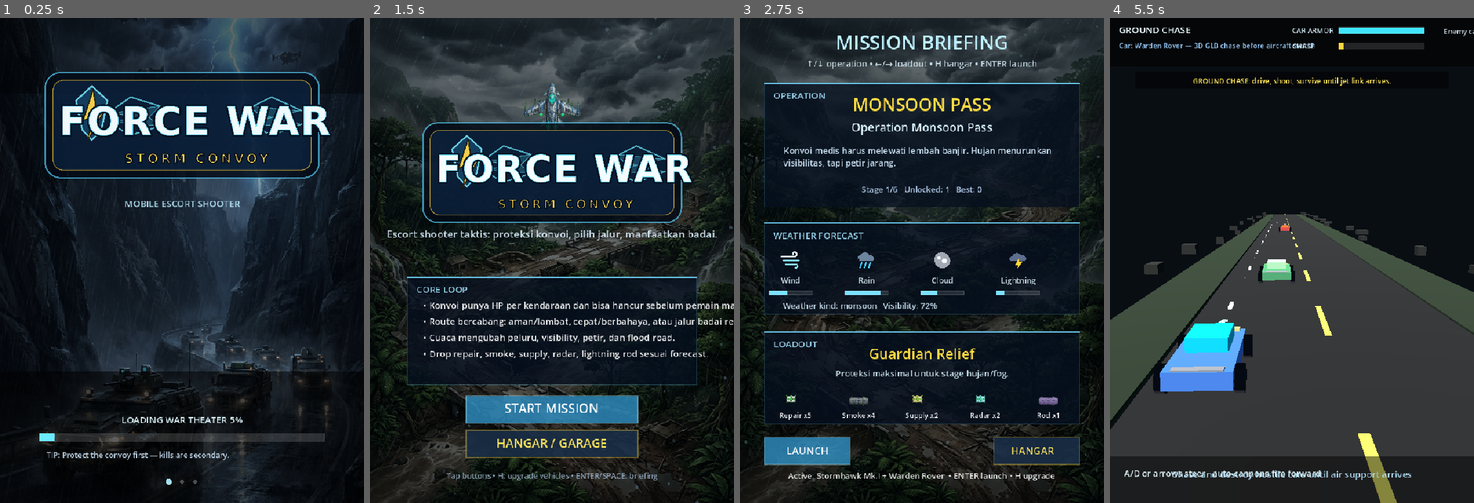
Above: before the commit, frames 1-4 (left to right).
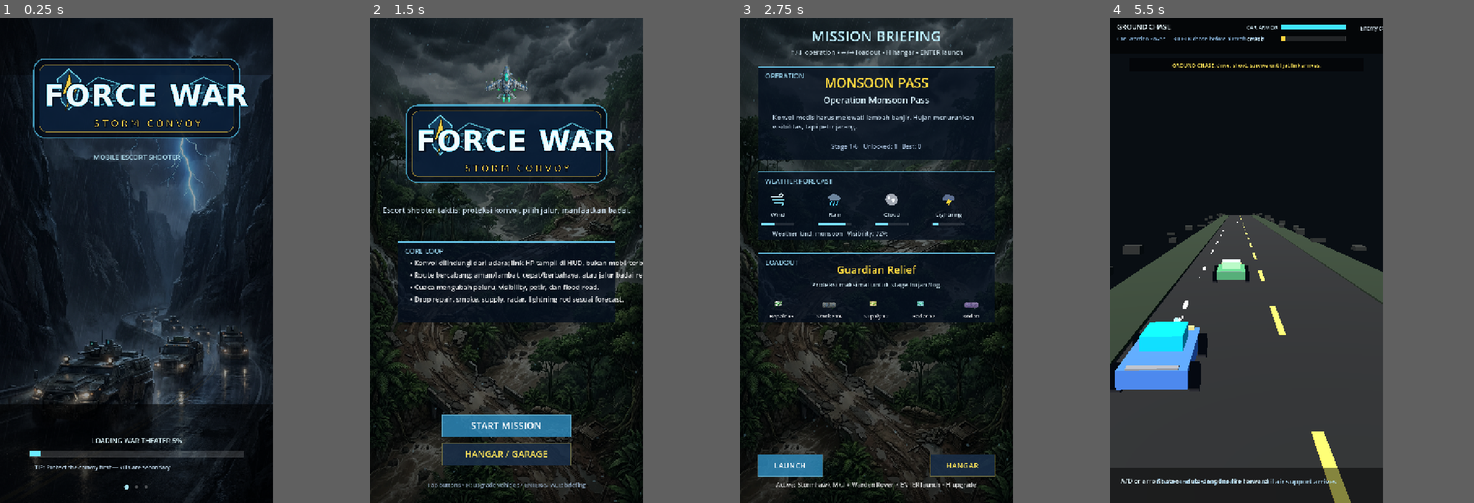
Above: after the commit, the same moments.

Repository: Scryptexai/Force-War
Game: Godot game, scene res://scenes/Main.tscn
Two runs of this game, one before a commit and one after it. Both use one fixed random seed, a clock stepped at 60 frames per second and the inputs below.
Inputs (mouse positions are in pixels of both pictures, inside the frame that each line leads up to):
- Up to frame 1 (0.25 s): no input
- Up to frame 2 (1.5 s): tap Enter at 0.5 s; move the mouse to (632, 236) at 0.52 s; hold Right (move_right) 0.53-1.25 s; tap B (bomb) at 0.6 s; click (632, 236) at 0.67 s; tap Space at 0.77 s; drag from (479, 284) to (533, 357) at 1.27 s
- Up to frame 3 (2.75 s): move the mouse to (958, 153) at 2.02 s; hold Right (move_right) from 2.03 s (still down); tap Enter at 2.1 s; click (958, 153) at 2.17 s
- Up to frame 4 (5.5 s): release Right (move_right) at 2.75 s; drag from (1273, 357) to (1182, 187) at 2.77 s; move the mouse to (1401, 333) at 3.52 s; hold Left (move_left) 3.53-4.25 s; tap R at 3.6 s; click (1401, 333) at 3.67 s; tap Space at 3.77 s; drag from (1182, 187) to (1237, 139) at 4.27 s; move the mouse to (1310, 260) at 5.02 s; hold Down (move_down) from 5.03 s (still down); tap 2 at 5.1 s; click (1310, 260) at 5.17 s
In our replay, the window is 600x800 before the commit and 450x800 after it. These sizes can differ from the game's own. Grey fills any space a smaller window leaves; there, only what the larger window draws over its background counts as a difference.

The runs differ from the first frame. In frame 1, 45% of the frame differs, in the area x 0-100%, y 0-100%; in frame 2, 58%; in frame 3, 29%; in frame 4, 25%.

Commit message:
Tune aircraft arena flow
Co-authored-by: arena-agent <297053741+arena-agent@users.noreply.github.com>

Diff:
--- a/project.godot
+++ b/project.godot
@@ -15,7 +15,7 @@
 
 [display]
 window/size/viewport_width=720
-window/size/viewport_height=960
+window/size/viewport_height=1280
 window/size/resizable=true
 window/stretch/mode="canvas_items"
 window/stretch/aspect="keep"
--- a/scripts/main.gd
+++ b/scripts/main.gd
@@ -6,7 +6,7 @@
 # every enemy on screen.
 
 const W = 720.0
-const H = 960.0
+const H = 1280.0
 const SAVE_PATH = "user://force_war_storm_convoy_save.json"
 const SAVE_KEY = "force-war-storm-convoy-v2"
 const PLAYER_RADIUS = 19.0
@@ -874,16 +874,40 @@
 		state = GameState.BRIEFING
 
 
+func title_start_rect() -> Rect2:
+	return Rect2(W * 0.5 - 170.0, H - 232.0, 340.0, 58.0)
+
+
+func title_hangar_rect() -> Rect2:
+	return Rect2(W * 0.5 - 170.0, H - 158.0, 340.0, 58.0)
+
+
+func briefing_launch_rect() -> Rect2:
+	return Rect2(48.0, H - 128.0, 170.0, 58.0)
+
+
+func briefing_hangar_rect() -> Rect2:
+	return Rect2(W - 218.0, H - 128.0, 170.0, 58.0)
+
+
+func hangar_back_rect() -> Rect2:
+	return Rect2(74.0, H - 154.0, 170.0, 58.0)
+
+
+func hangar_action_rect() -> Rect2:
+	return Rect2(W - 244.0, H - 154.0, 170.0, 58.0)
+
+
 func handle_menu_tap(pos: Vector2) -> void:
 	if state == GameState.TITLE:
-		if Rect2(W * 0.5 - 170.0, 748.0, 340.0, 54.0).has_point(pos):
+		if title_start_rect().has_point(pos):
 			state = GameState.BRIEFING
-		elif Rect2(W * 0.5 - 170.0, 816.0, 340.0, 54.0).has_point(pos):
+		elif title_hangar_rect().has_point(pos):
 			state = GameState.HANGAR
 	elif state == GameState.BRIEFING:
-		if Rect2(W - 218.0, 830.0, 170.0, 54.0).has_point(pos):
+		if briefing_hangar_rect().has_point(pos):
 			state = GameState.HANGAR
-		elif Rect2(48.0, 830.0, 170.0, 54.0).has_point(pos):
+		elif briefing_launch_rect().has_point(pos):
 			start_stage(selected_stage)
 	elif state == GameState.HANGAR:
 		if Rect2(54.0, 116.0, 280.0, 54.0).has_point(pos):
@@ -896,9 +920,9 @@
 			change_hangar_selection(-1)
 		elif Rect2(W - 142.0, 520.0, 88.0, 54.0).has_point(pos):
 			change_hangar_selection(1)
-		elif Rect2(74.0, 810.0, 170.0, 58.0).has_point(pos):
+		elif hangar_back_rect().has_point(pos):
 			state = GameState.BRIEFING
-		elif Rect2(W - 244.0, 810.0, 170.0, 58.0).has_point(pos):
+		elif hangar_action_rect().has_point(pos):
 			purchase_or_upgrade_selected()
 		else:
 			var keys = current_upgrade_keys()
@@ -920,7 +944,8 @@
 
 
 func update_background(delta: float) -> void:
-	var fast = 1.0 if state == GameState.PLAYING else 0.24
+	var scrolling_state = state == GameState.PLAYING or state == GameState.STAGE_CLEAR or state == GameState.GAME_OVER
+	var fast = 1.0 if scrolling_state else 0.24
 	for s in bg_stars:
 		var pos = s["pos"]
 		pos.y += float(s["speed"]) * fast * delta
@@ -928,6 +953,16 @@
 			pos.y = -8.0
 			pos.x = rng.randf_range(0.0, W)
 		s["pos"] = pos
+	if scrolling_state:
+		for c in clouds:
+			var pos = Vector2(c.get("pos", Vector2.ZERO))
+			var r = float(c.get("radius", 100.0))
+			pos.y += (float(c.get("speed", 32.0)) + route_speed * 2.6) * delta
+			pos.x += sin(time * 0.8 + float(c.get("phase", 0.0))) * 8.0 * delta
+			if pos.y > H + r + 40.0:
+				pos.y = -r - rng.randf_range(20.0, 160.0)
+				pos.x = rng.randf_range(70.0, W - 70.0)
+			c["pos"] = pos
 
 
 func reset_player() -> void:
@@ -1891,14 +1926,14 @@
 func shoot_at_player(origin: Vector2, speed: float, damage: float, color: Color = Color(1.0, 0.35, 0.22, 1.0), guided: bool = false) -> void:
 	var dir = (player["pos"] - origin).normalized()
 	spawn_muzzle_flash_2d(origin, dir, false, 1.0 if not guided else 1.25)
-	enemy_bullets.append({"pos": origin, "vel": dir * speed, "damage": damage, "radius": 6.0, "target": "player", "color": color, "life": 5.0, "guided": guided})
+	enemy_bullets.append({"pos": origin, "vel": dir * speed, "damage": damage, "radius": 6.0, "target": "player", "color": color, "life": 5.0, "guided": false})
 
 
 func shoot_at_convoy(origin: Vector2, speed: float, damage: float, color: Color = Color(1.0, 0.65, 0.25, 1.0), guided: bool = false) -> void:
 	var target = convoy_center()
 	var dir = (target - origin).normalized()
 	spawn_muzzle_flash_2d(origin, dir, false, 1.05 if not guided else 1.25)
-	enemy_bullets.append({"pos": origin, "vel": dir * speed, "damage": damage, "radius": 7.0, "target": "convoy", "color": color, "life": 5.0, "guided": guided})
+	enemy_bullets.append({"pos": origin, "vel": dir * speed, "damage": damage, "radius": 7.0, "target": "convoy", "color": color, "life": 5.0, "guided": false})
 
 
 func shoot_spread_at_convoy(origin: Vector2, count: int, spread: float, speed: float, damage: float) -> void:
@@ -1960,12 +1995,9 @@
 func update_enemy_bullets(delta: float) -> void:
 	var wind = current_wind()
 	for b in enemy_bullets:
-		if bool(b.get("guided", false)):
-			var target = player["pos"] if str(b.get("target", "")) == "player" else convoy_center()
-			var desired = (target - b["pos"]).normalized() * max(220.0, b["vel"].length())
-			b["vel"] = b["vel"].lerp(desired, min(1.0, delta * 1.7))
-		else:
-			b["vel"].x += wind * 72.0 * delta
+		# Enemy bullets aim only when fired. They must not keep homing onto the player,
+		# otherwise mobile dodge flow feels unfair and visually looks like shots are glued to the aircraft.
+		b["vel"].x += wind * (42.0 if bool(b.get("guided", false)) else 72.0) * delta
 		b["pos"] = b["pos"] + b["vel"] * delta
 		b["life"] = float(b.get("life", 5.0)) - delta
 	for i in range(enemy_bullets.size() - 1, -1, -1):
@@ -2574,8 +2606,14 @@
 		draw_rect(Rect2(0, H * t, W, H / 23.0 + 2), top.lerp(bottom, t))
 	var bg_key = stage_background_key()
 	if textures.has(bg_key):
-		# Painted stage background is intentionally drawn under the tactical road/weather layers.
-		draw_texture_rect(textures[bg_key], Rect2(0.0, 0.0, W, H), false, Color(1.0, 1.0, 1.0, 0.82))
+		# During the aircraft arena, the stage art is loop-scrolled like a Sky Force-style flight path,
+		# not held as a static photo.
+		if state == GameState.PLAYING or state == GameState.PAUSED or state == GameState.STAGE_CLEAR or state == GameState.GAME_OVER:
+			var scroll = fmod(route_progress * 3.2 + time * 42.0, H)
+			draw_texture_cover(bg_key, Rect2(0.0, scroll - H, W, H), 0.72)
+			draw_texture_cover(bg_key, Rect2(0.0, scroll, W, H), 0.72)
+		else:
+			draw_texture_cover(bg_key, Rect2(0.0, 0.0, W, H), 0.82)
 		draw_rect(Rect2(0.0, 0.0, W, H), Color(0.0, 0.02, 0.05, 0.18))
 	for s in bg_stars:
 		var pulse = 0.55 + sin(time * 2.0 + float(s["phase"])) * 0.2
@@ -2651,8 +2689,7 @@
 		draw_effect(e)
 	for p in pickups:
 		draw_pickup(p)
-	for v in convoy:
-		draw_convoy_vehicle(v)
+	draw_convoy_signal_path()
 	for e in enemies:
 		draw_enemy(e)
 	for b in bullets:
@@ -2724,6 +2761,20 @@
 			draw_line(pos + Vector2(cos(a), sin(a)) * 28.0, pos + Vector2(cos(a + 0.55), sin(a + 0.55)) * 55.0, Color(0.55, 0.92, 1.0, 0.38), 2.0)
 	var flame = 16.0 + sin(time * 32.0) * 7.0
 	draw_colored_polygon(PackedVector2Array([pos + Vector2(-8, 28), pos + Vector2(0, 28 + flame), pos + Vector2(8, 28)]), Color(1.0, 0.45, 0.08, 0.82))
+
+
+func draw_convoy_signal_path() -> void:
+	# Aircraft phase represents the convoy as a protected ground-link signal only.
+	# No cars are drawn in the sky/space arena.
+	var ratio = float(convoy_total_hp()) / max(1.0, float(convoy_max_hp()))
+	var y = H - 118.0
+	var x = route_x_for_y(y)
+	var col = Color(0.35, 1.0, 0.58, 0.42) if ratio > 0.45 else Color(1.0, 0.55, 0.25, 0.46)
+	draw_arc(Vector2(x, y), 52.0 + sin(time * 2.8) * 4.0, 0.0, TAU, 56, col, 2.0)
+	draw_arc(Vector2(x, y), 88.0 + sin(time * 2.1) * 5.0, -time * 0.8, TAU - time * 0.8, 64, Color(col.r, col.g, col.b, col.a * 0.55), 1.5)
+	draw_line(Vector2(x - 34.0, y), Vector2(x + 34.0, y), col, 2.0)
+	draw_line(Vector2(x, y - 34.0), Vector2(x, y + 34.0), col, 2.0)
+	draw_text_centered_at("GROUND CONVOY LINK", Vector2(x, y + 70.0), 12, Color(0.78, 0.95, 0.86, 0.56))
 
 
 func draw_convoy_vehicle(v: Dictionary) -> void:
@@ -2922,22 +2973,24 @@
 
 func draw_title() -> void:
 	draw_rect(Rect2(0, 0, W, H), Color(0, 0, 0, 0.24))
-	var y = 170.0 + sin(time * 1.5) * 8.0
+	var y = 168.0 + sin(time * 1.5) * 8.0
 	draw_sprite("player", Vector2(W * 0.5, y), Vector2(112.0, 112.0), 0, Color(1, 1, 1, 0.78))
-	draw_sprite("logo_wordmark", Vector2(W * 0.5, 306.0), Vector2(570.0, 293.0), 0, Color.WHITE)
-	draw_text_center("Escort shooter taktis: proteksi konvoi, pilih jalur, manfaatkan badai.", 435.0, 20, Color(0.86, 0.94, 1.0, 0.9))
-	draw_panel(Rect2(74, 512, W - 148, 214), "CORE LOOP")
-	draw_text("• Konvoi punya HP per kendaraan dan bisa hancur sebelum pemain mati.", 105, 575, 18, Color(1,1,1,0.9))
-	draw_text("• Route bercabang: aman/lambat, cepat/berbahaya, atau jalur badai reward tinggi.", 105, 607, 18, Color(1,1,1,0.9))
-	draw_text("• Cuaca mengubah peluru, visibility, petir, dan flood road.", 105, 639, 18, Color(1,1,1,0.9))
-	draw_text("• Drop repair, smoke, supply, radar, lightning rod sesuai forecast.", 105, 671, 18, Color(1,1,1,0.9))
-	draw_rect(Rect2(W * 0.5 - 170.0, 748.0, 340.0, 54.0), Color(0.18, 0.55, 0.75, 0.82))
-	draw_rect(Rect2(W * 0.5 - 170.0, 748.0, 340.0, 54.0), Color(0.7, 0.95, 1.0, 0.35), false, 2.0)
-	draw_text_center("START MISSION", 783 + sin(time * 4) * 3, 25, Color(1,1,1,0.96))
-	draw_rect(Rect2(W * 0.5 - 170.0, 816.0, 340.0, 54.0), Color(0.10, 0.18, 0.28, 0.88))
-	draw_rect(Rect2(W * 0.5 - 170.0, 816.0, 340.0, 54.0), Color(1.0, 0.86, 0.28, 0.35), false, 2.0)
-	draw_text_center("HANGAR / GARAGE", 850, 24, Color(1.0,0.9,0.35,0.96))
-	draw_text_center("Tap buttons • H: upgrade vehicles • ENTER/SPACE: briefing", 912, 15, Color(0.65,0.75,0.86,0.78))
+	draw_sprite("logo_wordmark", Vector2(W * 0.5, 332.0), Vector2(590.0, 303.0), 0, Color.WHITE)
+	draw_text_center("Escort shooter taktis: proteksi konvoi, pilih jalur, manfaatkan badai.", 514.0, 20, Color(0.86, 0.94, 1.0, 0.9))
+	draw_panel(Rect2(74, 590, W - 148, 214), "CORE LOOP")
+	draw_text("• Konvoi dilindungi dari udara; link HP tampil di HUD, bukan mobil terbang.", 105, 653, 18, Color(1,1,1,0.9))
+	draw_text("• Route bercabang: aman/lambat, cepat/berbahaya, atau jalur badai reward tinggi.", 105, 685, 18, Color(1,1,1,0.9))
+	draw_text("• Cuaca mengubah peluru, visibility, petir, dan flood road.", 105, 717, 18, Color(1,1,1,0.9))
+	draw_text("• Drop repair, smoke, supply, radar, lightning rod sesuai forecast.", 105, 749, 18, Color(1,1,1,0.9))
+	var start_rect = title_start_rect()
+	var hangar_rect = title_hangar_rect()
+	draw_rect(start_rect, Color(0.18, 0.55, 0.75, 0.82))
+	draw_rect(start_rect, Color(0.7, 0.95, 1.0, 0.35), false, 2.0)
+	draw_text_centered_at("START MISSION", start_rect.get_center() + Vector2(0, 9 + sin(time * 4) * 3), 25, Color(1,1,1,0.96))
+	draw_rect(hangar_rect, Color(0.10, 0.18, 0.28, 0.88))
+	draw_rect(hangar_rect, Color(1.0, 0.86, 0.28, 0.35), false, 2.0)
+	draw_text_centered_at("HANGAR / GARAGE", hangar_rect.get_center() + Vector2(0, 8), 24, Color(1.0,0.9,0.35,0.96))
+	draw_text_center("Tap buttons • H: upgrade vehicles • ENTER/SPACE: briefing", H - 42.0, 15, Color(0.65,0.75,0.86,0.78))
 
 
 func draw_briefing() -> void:
@@ -2973,13 +3026,15 @@
 		var x = 110.0 + i * 125.0
 		draw_sprite(key, Vector2(x, 758), Vector2(38, 38), 0, Color.WHITE)
 		draw_text_centered_at(key.capitalize() + " x" + str(int(support.get(key, 0))), Vector2(x, 792), 14, Color(1,1,1,0.9))
-	draw_rect(Rect2(48.0, 830.0, 170.0, 54.0), Color(0.18, 0.55, 0.75, 0.82))
-	draw_rect(Rect2(48.0, 830.0, 170.0, 54.0), Color(0.7, 0.95, 1.0, 0.34), false, 2.0)
-	draw_text("LAUNCH", 92, 864, 20, Color(1,1,1,0.96))
-	draw_rect(Rect2(W - 218.0, 830.0, 170.0, 54.0), Color(0.10, 0.18, 0.28, 0.88))
-	draw_rect(Rect2(W - 218.0, 830.0, 170.0, 54.0), Color(1.0, 0.86, 0.28, 0.34), false, 2.0)
-	draw_text("HANGAR", W - 184, 864, 20, Color(1.0,0.9,0.35,0.96))
-	draw_text_center("Active: " + str(active_aircraft().get("name", "Stormhawk")) + " + " + str(active_car().get("name", "Warden Rover")) + "  • ENTER launch • H upgrade", 912, 16, Color(1,1,1,0.86))
+	var launch_rect = briefing_launch_rect()
+	var hangar_rect = briefing_hangar_rect()
+	draw_rect(launch_rect, Color(0.18, 0.55, 0.75, 0.82))
+	draw_rect(launch_rect, Color(0.7, 0.95, 1.0, 0.34), false, 2.0)
+	draw_text_centered_at("LAUNCH", launch_rect.get_center() + Vector2(0, 8), 20, Color(1,1,1,0.96))
+	draw_rect(hangar_rect, Color(0.10, 0.18, 0.28, 0.88))
+	draw_rect(hangar_rect, Color(1.0, 0.86, 0.28, 0.34), false, 2.0)
+	draw_text_centered_at("HANGAR", hangar_rect.get_center() + Vector2(0, 8), 20, Color(1.0,0.9,0.35,0.96))
+	draw_text_center("Active: " + str(active_aircraft().get("name", "Stormhawk")) + " + " + str(active_car().get("name", "Warden Rover")) + "  • ENTER launch • H upgrade", H - 42.0, 16, Color(1,1,1,0.86))
 
 
 func draw_hangar_vehicle_preview(center: Vector2, tab: int, color: Color) -> void:
@@ -3070,14 +3125,14 @@
 		var cost_text = "MAX" if lvl >= 5 else "★" + str(upgrade_cost(selected_hangar_tab, index, ukey))
 		draw_text("Lv " + str(lvl) + "/5   " + cost_text, rect.position.x + 345, rect.position.y + 28, 14, Color(0.84,0.94,1,0.86))
 
-	draw_rect(Rect2(74.0, 810.0, 170.0, 58.0), Color(0.10, 0.18, 0.28, 0.86))
-	draw_rect(Rect2(74.0, 810.0, 170.0, 58.0), Color(0.7, 0.95, 1.0, 0.25), false, 2.0)
-	draw_text("BACK", 123, 848, 20, Color(1,1,1,0.94))
-	draw_rect(Rect2(W - 244.0, 810.0, 170.0, 58.0), Color(0.18, 0.55, 0.75, 0.88))
-	draw_rect(Rect2(W - 244.0, 810.0, 170.0, 58.0), Color(1.0, 0.86, 0.28, 0.32), false, 2.0)
+	draw_rect(hangar_back_rect(), Color(0.10, 0.18, 0.28, 0.86))
+	draw_rect(hangar_back_rect(), Color(0.7, 0.95, 1.0, 0.25), false, 2.0)
+	draw_text_centered_at("BACK", hangar_back_rect().get_center() + Vector2(0, 8), 20, Color(1,1,1,0.94))
+	draw_rect(hangar_action_rect(), Color(0.18, 0.55, 0.75, 0.88))
+	draw_rect(hangar_action_rect(), Color(1.0, 0.86, 0.28, 0.32), false, 2.0)
 	var action = "BUY" if not owned else "UPGRADE"
-	draw_text(action, W - 196, 848, 20, Color(1,1,1,0.96))
-	draw_text_center("TAB switch • ←/→ vehicle • ↑/↓ upgrade • U/ENTER action • L launch", 914, 15, Color(0.76, 0.86, 0.96, 0.78))
+	draw_text_centered_at(action, hangar_action_rect().get_center() + Vector2(0, 8), 20, Color(1,1,1,0.96))
+	draw_text_center("TAB switch • ←/→ vehicle • ↑/↓ upgrade • U/ENTER action • L launch", H - 42.0, 15, Color(0.76, 0.86, 0.96, 0.78))
 	if warning_timer > 0.0:
 		draw_text_center(warning_text, 598, 17, Color(1.0, 0.9, 0.35, min(1.0, warning_timer)))
 
Binary file changed: assets/rendered/web_boot_splash_force_war.png
Binary file changed: index.png
Not shown, changed: README.md
Not shown, changed: docs/ASSET_CATALOG.md
Not shown, changed: docs/ROADMAP.md
Not shown, changed: index.html
Not shown, changed: index.pck
Not shown, changed: qa/web-template-debug-qa.mjs
